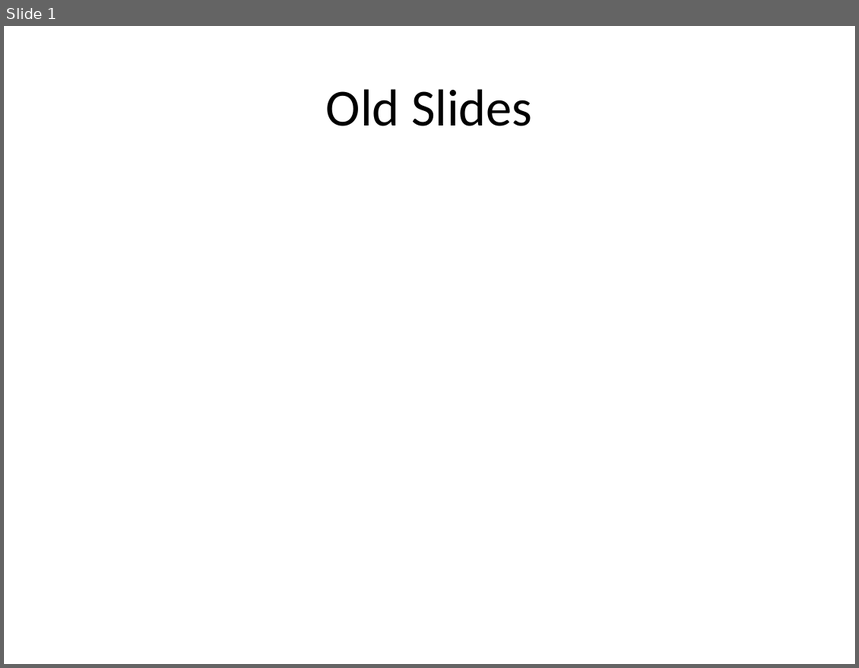
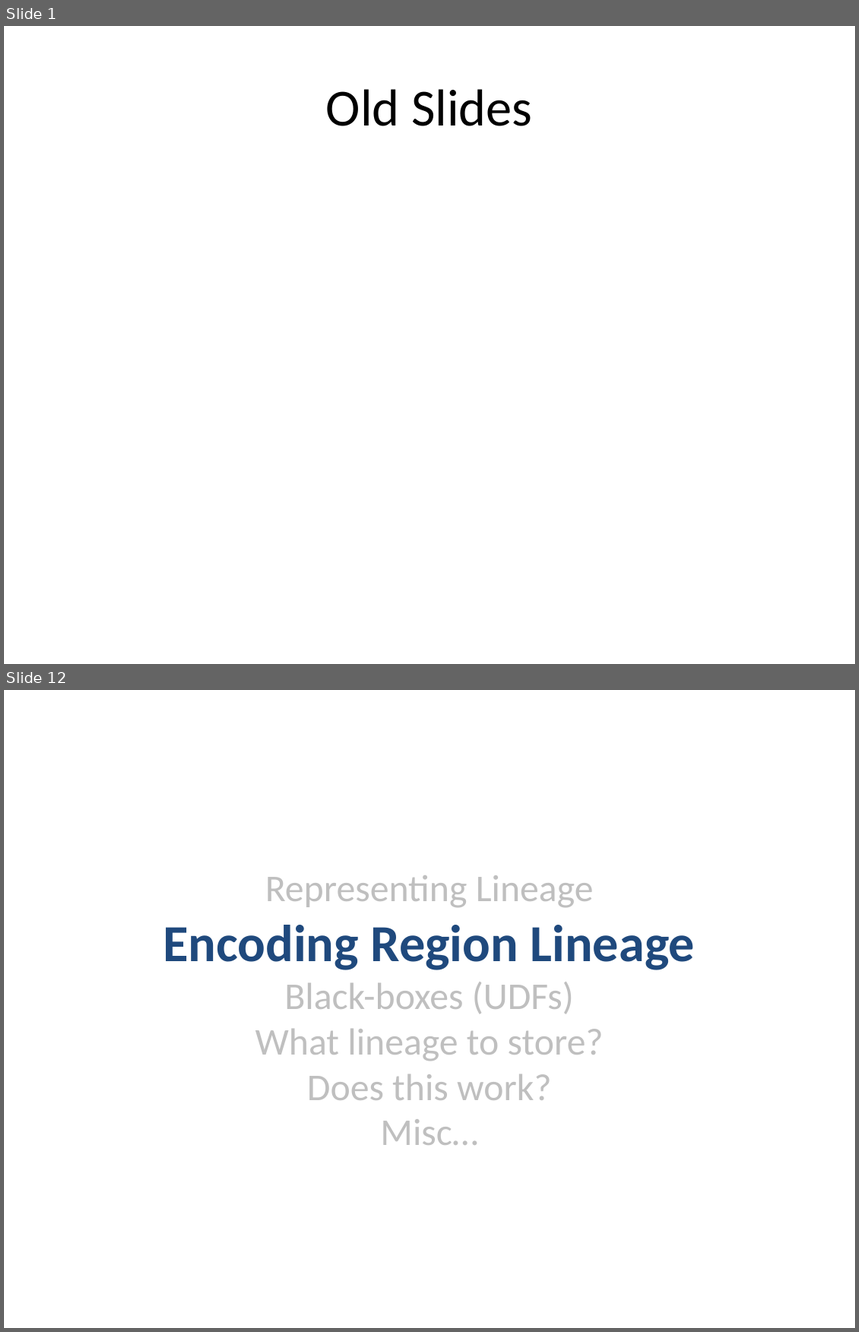
Before and after one commit to sirrice/subzero-paper, a slide deck: talk/icde2013_oldslides.pptx. Shown one above the other, each under a label of ours: slide 1 before the commit, slides 1 and 12 after it; the slides between them are not shown. The pictures are 859x668 and 859x1332 pixels, drawn with LibreOffice and Linux fonts; fonts in the diff are those of the drawing. Boxes give left, top, right and bottom in pixels: in the first picture for what was removed or moved away, otherwise in the second. Text is boxed around its words. In the diff, an @@ line names an element or a change of style, - is before the commit and + after.

```diff
--- a/talk/icde2013_oldslides.pptx
+++ b/talk/icde2013_oldslides.pptx
@@ slide 12 added at (x1=4, y1=690, x2=855, y2=1328), background #FFFFFF @@
@@ title added at (x1=163, y1=875, x2=696, y2=1145), 32 pt, text #BFBFBF @@
+Representing Lineage
+Encoding Region Lineage
+Black-boxes (UDFs)
+What lineage to store?
+Does this work?
+Misc…
```
Also in this commit, not shown: 41 other slides added, 2 other files.
